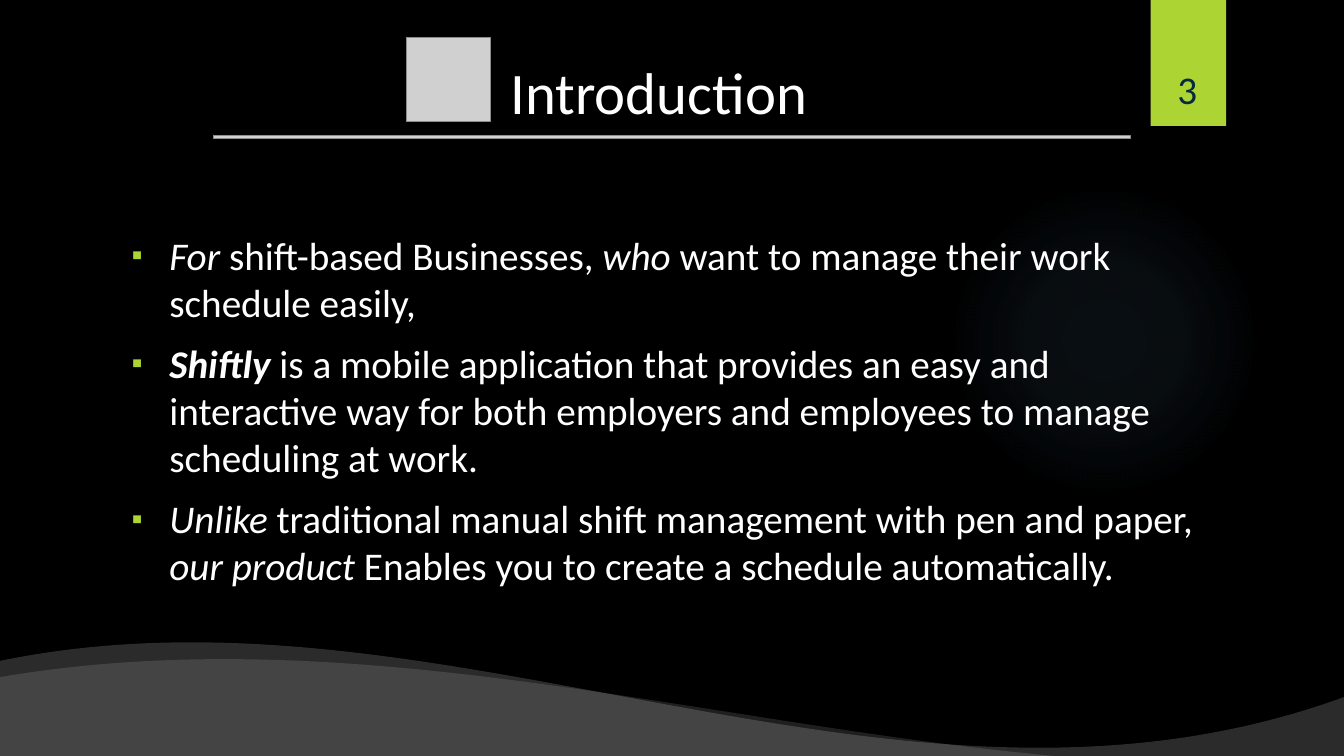
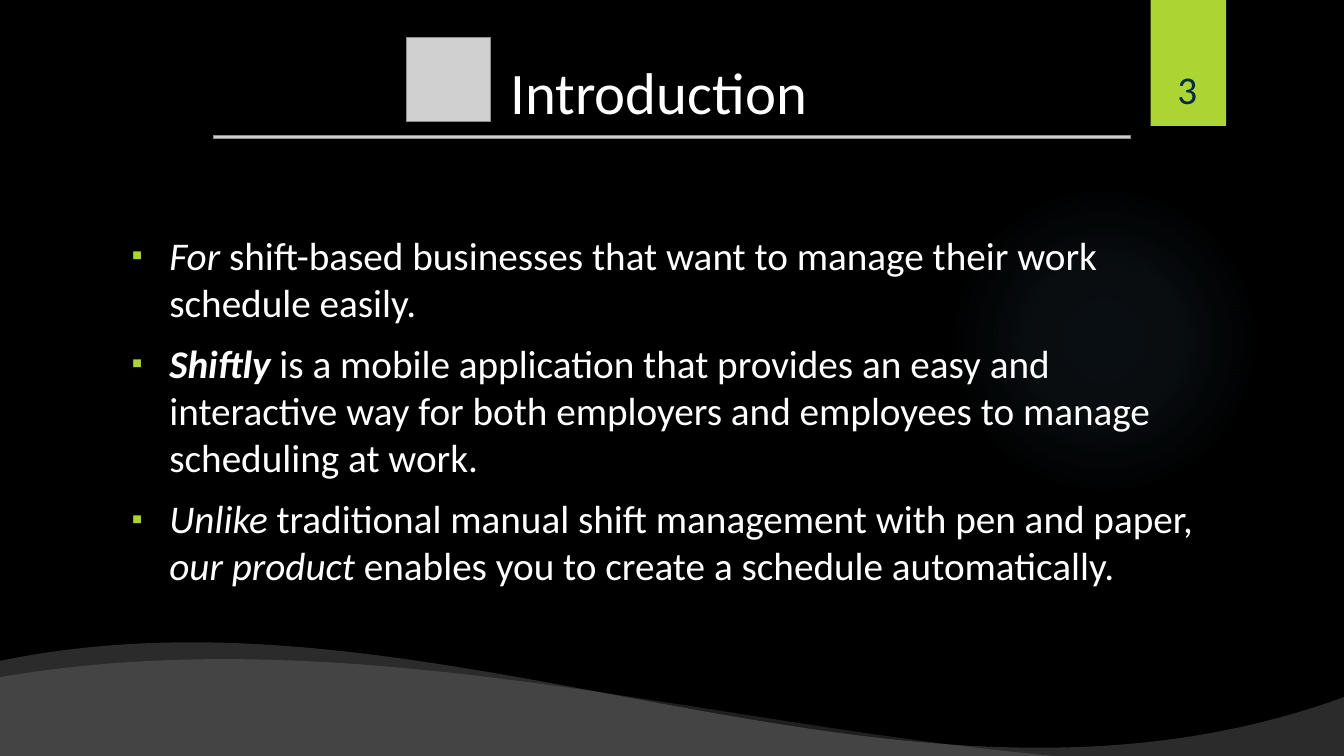
Before and after one commit to shiftlyapp/Shiftly, a slide deck: slide 3 of Backlog.pptx. Drawn at 1344x756 pixels with LibreOffice and Linux fonts; fonts in the diff are those of the drawing; grey boxes stand for pictures; background and template pictures are left out. Boxes give left, top, right and bottom in pixels: in the first picture for what was removed or moved away, otherwise in the second. Text is boxed around its words. In the diff, an @@ line names an element or a change of style, - is before the commit and + after.

Commit message:
Update revised presentation

```diff
--- a/Backlog.pptx
+++ b/Backlog.pptx
@@ text at box(169, 242, 1097, 324): text changed @@
-▪ For shift-based Businesses, who want to manage their work schedule easily,
+▪ For shift-based businesses that want to manage their work schedule easily.
@@ text at box(169, 505, 1192, 587): text changed @@
-▪ Unlike traditional manual shift management with pen and paper, our product Enables you to create a schedule automatically.
+▪ Unlike traditional manual shift management with pen and paper, our product enables you to create a schedule automatically.
```
Also in this commit, not shown: 7 other slides changed.
